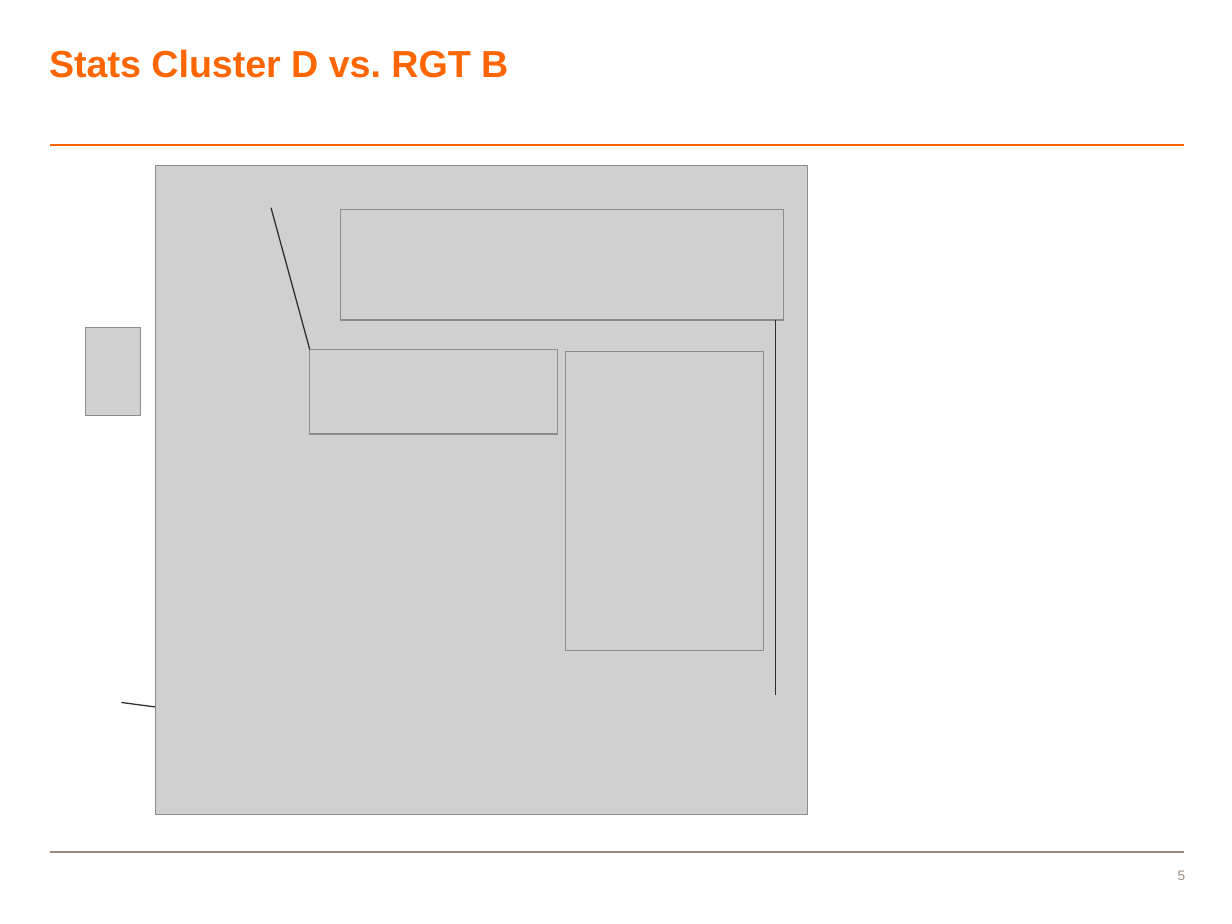
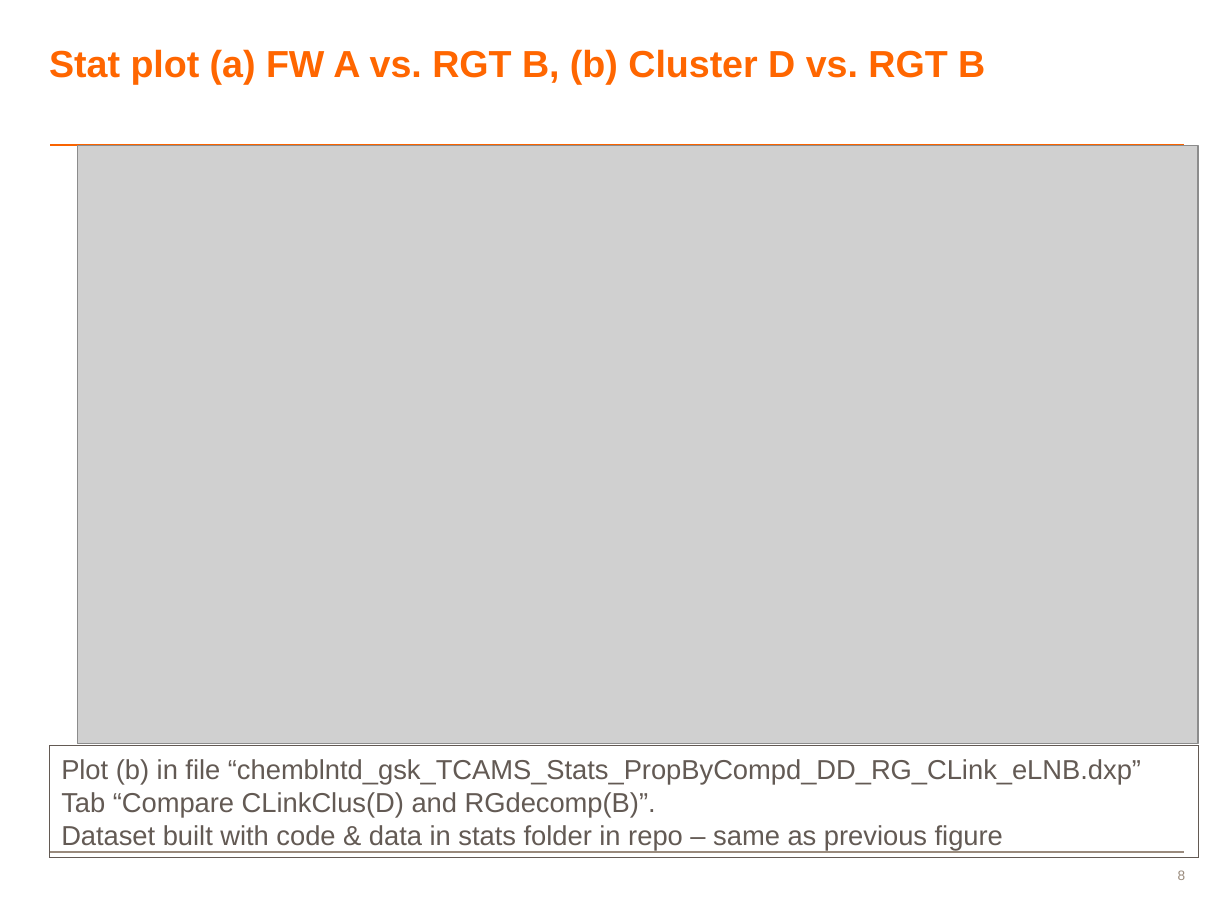
Before and after one commit to ncats/scaffoldanalytics, a slide deck: slide 8 of pres/DBandyopadhyay_FigChanges_eLNB_revision_2019.pptx (slide 5 before the commit). Drawn at 1232x924 pixels with LibreOffice and Linux fonts; fonts in the diff are those of the drawing; grey boxes stand for pictures; background and template pictures are left out. Boxes give left, top, right and bottom in pixels: in the first picture for what was removed or moved away, otherwise in the second. Text is boxed around its words. In the diff, an @@ line names an element or a change of style, - is before the commit and + after.

Commit message:
changes made while preparing eLNB figure changes

```diff
--- a/pres/DBandyopadhyay_FigChanges_eLNB_revision_2019.pptx
+++ b/pres/DBandyopadhyay_FigChanges_eLNB_revision_2019.pptx
@@ title at bbox=[49, 49, 985, 84]: text changed @@
-Stats Cluster D vs. RGT B
+Stat plot (a) FW A vs. RGT B, (b) Cluster D vs. RGT B
@@ picture: place and size @@
-picture at bbox=[155, 165, 807, 814]
+picture at bbox=[78, 145, 1199, 744]
@@ line removed from (271, 208) to (309, 350) @@
@@ picture removed at bbox=[340, 209, 784, 320] @@
@@ picture removed at bbox=[86, 328, 142, 415] @@
@@ line removed from (776, 320) to (776, 695) @@
@@ picture removed at bbox=[309, 350, 557, 435] @@
@@ picture removed at bbox=[565, 351, 764, 650] @@
@@ line removed from (793, 648) to (807, 695) @@
@@ line removed from (122, 702) to (213, 715) @@
@@ rectangle added at bbox=[49, 747, 1199, 859], outline #635A54 0.75 pt, 16 pt, text #635A54 @@
+Plot (b) in file “chemblntd_gsk_TCAMS_Stats_PropByCompd_DD_RG_CLink_eLNB.dxp” Tab “Compare CLinkClus(D) and RGdecomp(B)”.
+Dataset built with code & data in stats folder in repo – same as previous figure
@@ page number at bbox=[1178, 870, 1186, 880]: text changed @@
-5
+8
```
Also in this commit, not shown: 1 other slide changed, 12 slides added, 3 slides removed, 6 other files.
